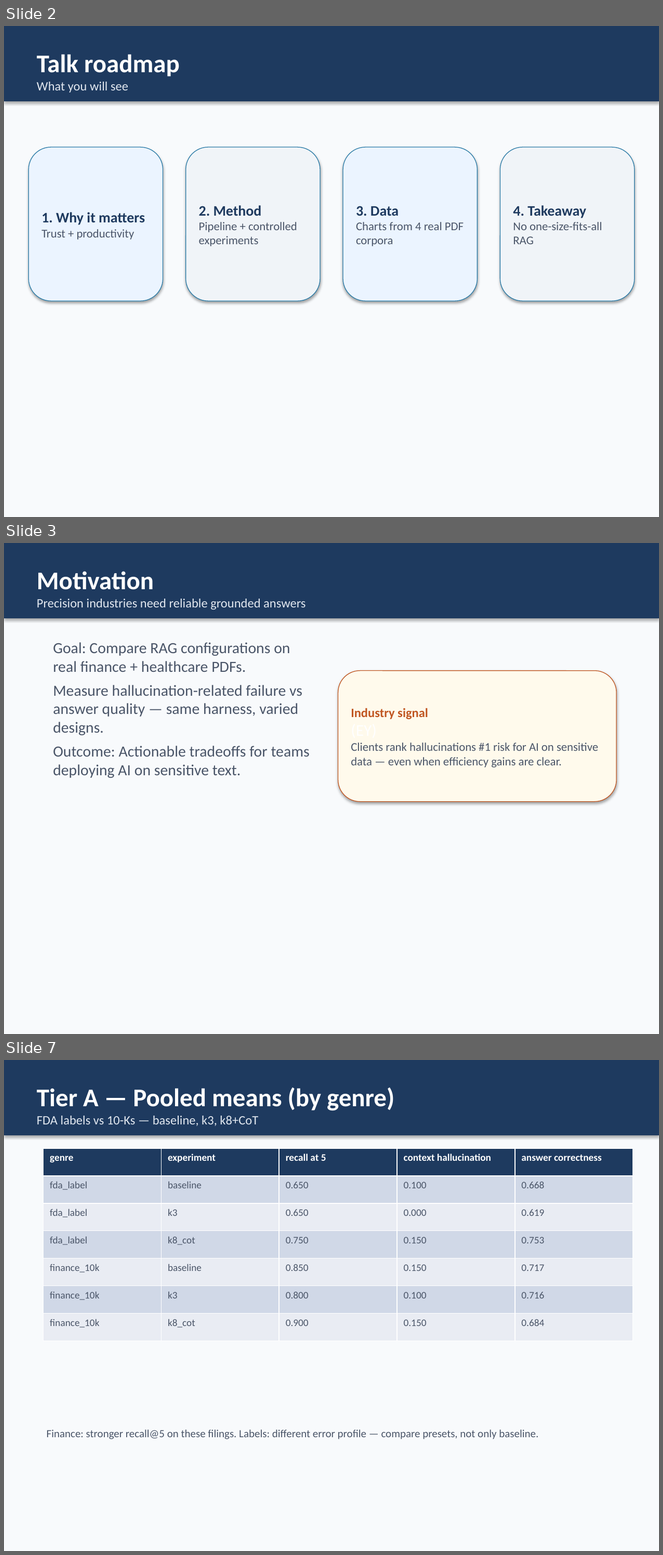
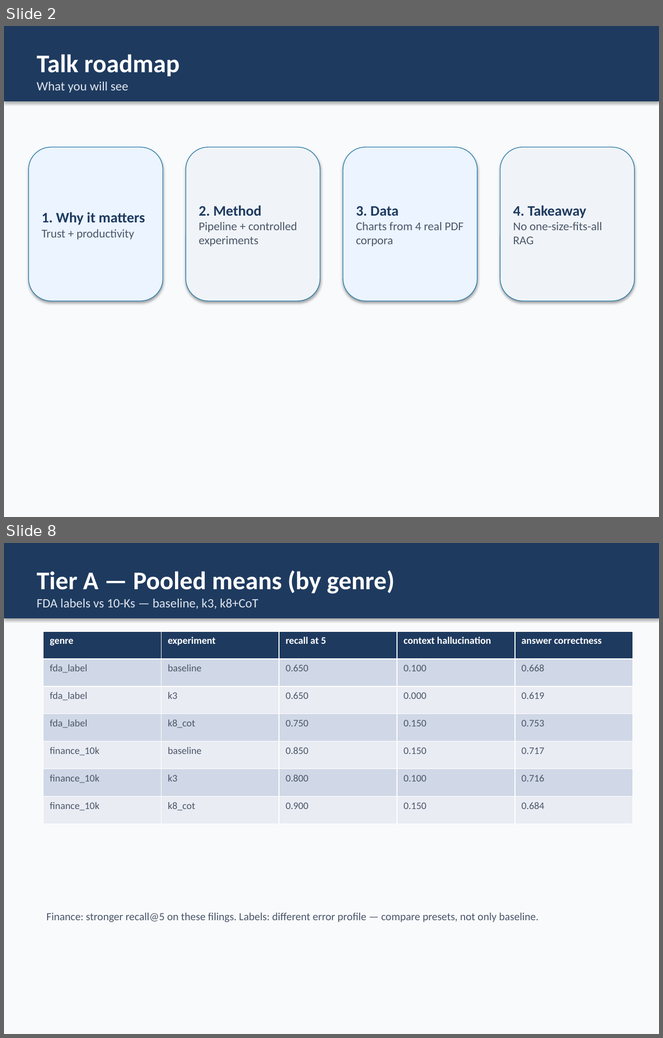
Before and after one commit to TrevorConnolly/FinanceQAHallucinations, a slide deck: outputs/presentation/RAG_Hallucination_Capstone.pptx. Shown one above the other, each under a label of ours: slides 2, 3 and 7 before the commit, slides 2 and 8 after it; the slides between them are not shown. The pictures are 663x1555 and 663x1038 pixels, drawn with LibreOffice and Linux fonts; fonts in the diff are those of the drawing. Boxes give left, top, right and bottom in pixels: in the first picture for what was removed or moved away, otherwise in the second. Text is boxed around its words. In the diff, an @@ line names an element or a change of style, - is before the commit and + after.

```diff
--- a/outputs/presentation/RAG_Hallucination_Capstone.pptx
+++ b/outputs/presentation/RAG_Hallucination_Capstone.pptx
@@ slide 3 removed at (4,543,659,1034), background #F8FAFC @@
@@ rectangle removed at (4,543,659,618) @@
-Motivation
-Precision industries need reliable grounded answers
@@ text removed at (53,642,310,778) @@
-Goal: Compare RAG configurations on real finance + healthcare PDFs.
-Measure hallucination-related failure vs answer quality — same harness, varied designs.
-Outcome: Actionable tradeoffs for teams deploying AI on sensitive text.
@@ rounded rectangle removed at (338,671,617,802) @@
-Industry signal
-(EY)
-Clients rank hallucinations #1 risk for AI on sensitive data — even when efficiency gains are clear.
@@ what was slide 7 is now slide 8 @@
```
Also in this commit, not shown: 2 slides changed, 4 slides added, 2 other slides removed, 1 other file.
